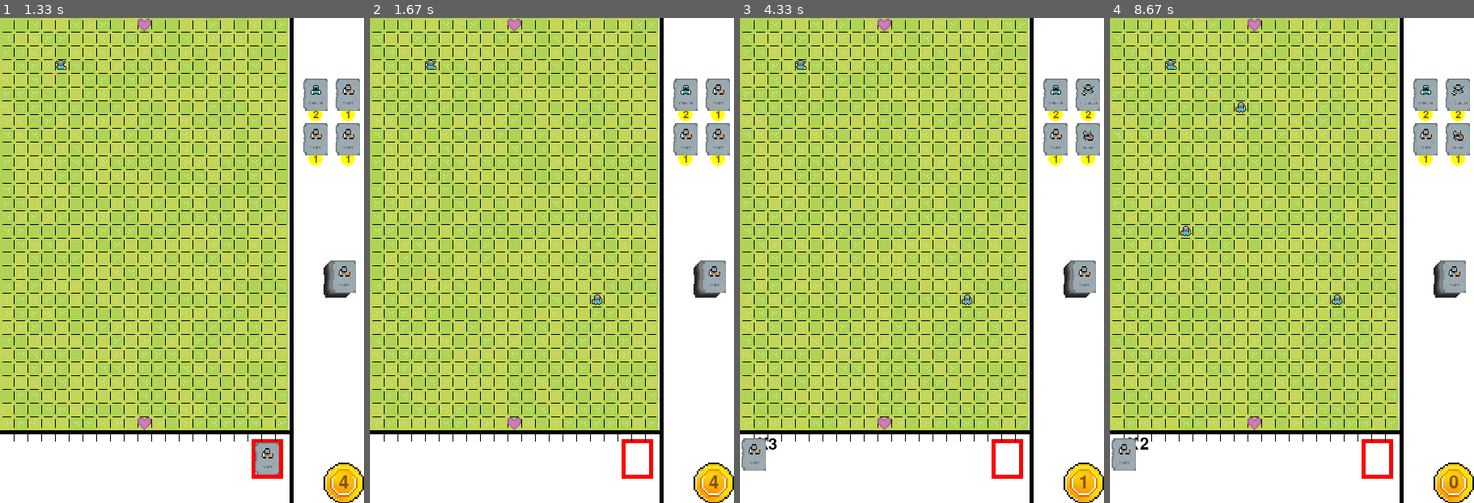
Above: before the commit, frames 1-4 (left to right).
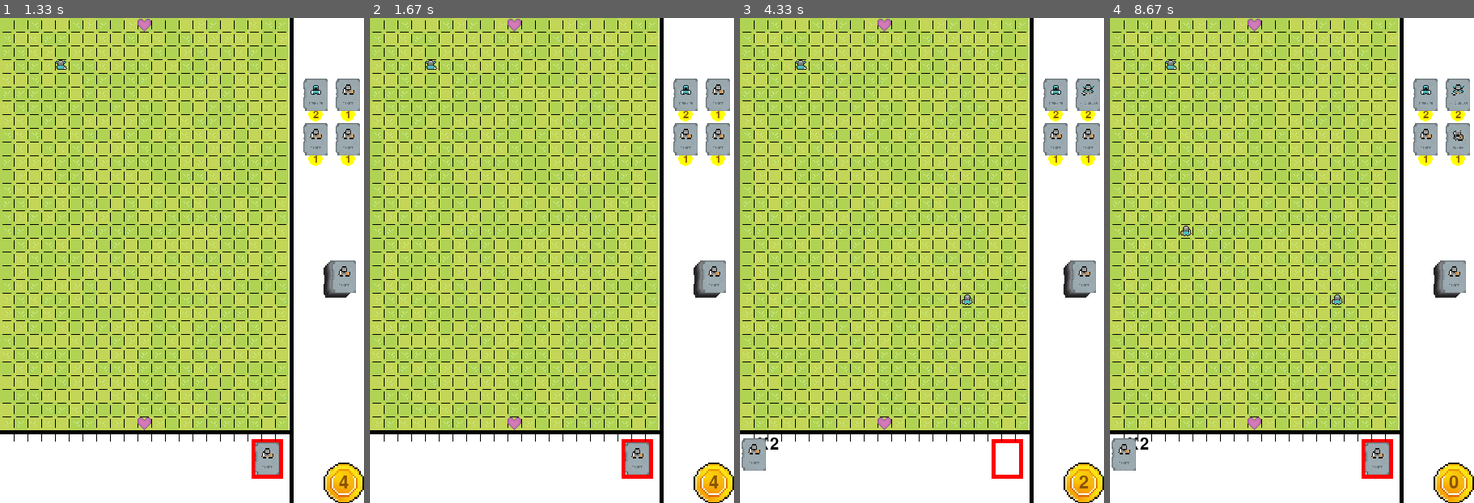
Above: after the commit, the same moments.

Repository: Choriso/PyGame_YL
Game: pygame game, started from main.py
Same seed, same stepped clock (60 frames per second), same inputs: the game is played once before the commit and once after it.
Inputs (mouse positions are in pixels of both pictures, inside the frame that each line leads up to):
- Up to frame 1 (1.33 s): click (182, 260) at 0.38 s; click (316, 95) at 0.75 s; click (14, 454) at 1.15 s
- Up to frame 2 (1.67 s): click (595, 304) at 1.63 s
- Up to frame 3 (4.33 s): click (1089, 95) at 2.18 s; click (1056, 139) at 2.75 s; click (1089, 139) at 4.32 s
- Up to frame 4 (8.67 s): click (1426, 139) at 5.88 s; click (1124, 454) at 6.45 s; move the mouse to (1186, 231) at 6.8 s; click (1186, 231) at 7.02 s; click (1124, 454) at 8.08 s; click (1233, 105) at 8.65 s

Frame 1 is identical in both runs. In frame 2, 0.5% of the frame differs, in the area x 60-77%, y 57-95%; in frame 3, 0.1%; in frame 4, 0.5%.

Commit message:
showing hp

Diff:
--- a/field.py
+++ b/field.py
@@ -23,6 +23,8 @@
             pygame.Rect(random.randrange(0, tilemap.get_width(), 16), random.randrange(0, tilemap.get_height(), 16), 16,
                         16)), self.cell_size) for x in range(size[0])] for y in range(size[1])]
         self.field = [[0] * size[0] for i in range(size[1])]
+        self.is_drawing_hp = False
+        self.drawing_hp_params = None
 
     def draw(self, screen):
         # screen.fill(self.bg_color)
@@ -30,6 +32,9 @@
             for cell in row:
                 screen.blit(cell.image, cell.rect.move(self.left, self.top))
         self.draw_dashed_line(screen)
+        if self.is_drawing_hp:
+            for i1, j1 in self.drawing_hp_params[3]:
+                self.draw_hp(*self.drawing_hp_params[:3], (i1, j1))
 
     def draw_dashed_line(self, screen):
         # Рисуем пунктирные линии
@@ -44,7 +49,7 @@
                     pygame.draw.line(screen, (0, 0, 0), (y + self.left, x + self.top),
                                      (y + dash_length + self.left, x + self.top))
 
-    def update(self, group):
+    def update(self, group, screen):
         cords_to_remove = []
         for i in range(self.size[1]):
             for j in range(self.size[0]):
@@ -61,17 +66,33 @@
                             if isinstance(piece, Hero) and piece.color != hero.color:
                                 piece.beat(hero.damage)
                                 res = piece.is_alive()
+                                if self.is_drawing_hp:
+                                    self.drawing_hp_params[3].append(
+                                        ((i + x) * self.cell_size + self.top, j * self.cell_size + self.left))
+                                else:
+                                    self.is_drawing_hp = True
+                                    self.drawing_hp_params = piece.hp, piece.max_hp, screen, [
+                                        ((i + x) * self.cell_size + self.top, j * self.cell_size + self.left)]
+
+                                for i1, j1 in self.drawing_hp_params[3]:
+                                    self.draw_hp(*self.drawing_hp_params[:3], (i1, j1))
 
                                 if not res:
                                     group.remove(piece)
-                                    cords_to_remove.append((i - x, j))
+                                    cords_to_remove.append((i + x, j))
 
                             elif type(piece) is Heart and piece.color != hero.color:
                                 piece.beat(hero.damage)
+                                if self.is_drawing_hp:
+                                    self.drawing_hp_params[3].append(
+                                        ((i + x) * self.cell_size + self.top, j * self.cell_size + self.left))
+                                else:
+                                    self.is_drawing_hp = True
+                                    self.drawing_hp_params = piece.hp, piece.max_hp, screen, [
+                                        ((i + x) * self.cell_size + self.top, j * self.cell_size + self.left)]
 
         for i, j in cords_to_remove:
             self.field[i][j] = 0
-
 
     def get_click(self, mouse_pos):
         cell = self.get_cell(mouse_pos)
@@ -113,6 +134,11 @@
         hero.rect.x = cords[1] * self.cell_size + self.left
         hero.rect.y = cords[0] * self.cell_size + self.top
 
+    def draw_hp(self, hp, max_hp, screen, hero_cords):
+        y, x = hero_cords
+        pygame.draw.rect(screen, 'black', ((x, y - 5), (17, 4)))
+        pygame.draw.rect(screen, 'red', ((x, y - 5), (int(17 * hp / max_hp), 4)))
+
 
 def main():
     pygame.init()
--- a/heart.py
+++ b/heart.py
@@ -8,9 +8,11 @@
     def __init__(self, group, color):
         super().__init__(group)
         self.rect = self.image.get_rect()
-        self.hp = 1
+        self.hp = 50
         # self.rect.y, self.rect.x = pos
         self.color = color
+        self.max_hp = self.hp
+
 
     def beat(self, damage):
         self.hp -= damage
--- a/heroes.py
+++ b/heroes.py
@@ -3,8 +3,6 @@
 
 
 class Hero(pygame.sprite.Sprite):
-    # image = load_image('knight_back', -1)
-
     def __init__(self, group, color, image=load_image('knight_front.png', -1)):
         super().__init__(group)
         self.name = ''
@@ -15,6 +13,7 @@
         self.damage = 0
         self.hp = 0
         self.color = color
+        self.max_hp = self.hp
 
     def __str__(self):
         return self.name
@@ -39,6 +38,7 @@
         self.attack_range = 1
         self.dist_range = 1
         self.hp = 3
+        self.max_hp = self.hp
 
 
 class Archer(Hero):
@@ -49,6 +49,7 @@
         self.attack_range = 2
         self.dist_range = 1
         self.hp = 2
+        self.max_hp = self.hp
 
 
 class Axeman(Hero):
@@ -59,6 +60,7 @@
         self.attack_range = 1
         self.dist_range = 1
         self.hp = 2
+        self.max_hp = self.hp
 
 
 class Cavalry(Hero):
@@ -69,7 +71,7 @@
         self.attack_range = 1
         self.dist_range = 1
         self.hp = 3
-
+        self.max_hp = self.hp
 
 class Rogue(Hero):
     def __init__(self, group, color='blue', image=load_image('rogue_back.png', -1)):
@@ -79,7 +81,7 @@
         self.attack_range = 1
         self.dist_range = 2
         self.hp = 1
-
+        self.max_hp = self.hp
 
 class Halberdier(Hero):
     def __init__(self, group, color='blue', image=load_image('spearman_back.png', -1)):
@@ -89,3 +91,4 @@
         self.attack_range = 1
         self.dist_range = 1
         self.hp = 1
+        self.max_hp = self.hp
--- a/main.py
+++ b/main.py
@@ -118,7 +118,9 @@
         print('Всё')
 
     def attack_update(self):
-        self.field.update(all_sprites)
+        self.field.is_drawing_hp = False
+        self.field.drawing_hp_params = None
+        self.field.update(all_sprites, screen)
         res = self.game_is_continue()
         if not res:
             winner = self.who_won()
@@ -147,6 +149,6 @@
     all_sprites.draw(screen)
     all_sprites.update()
     pygame.display.flip()
-    clock.tick(60)
+    clock.tick(6)
 
 pygame.quit()
